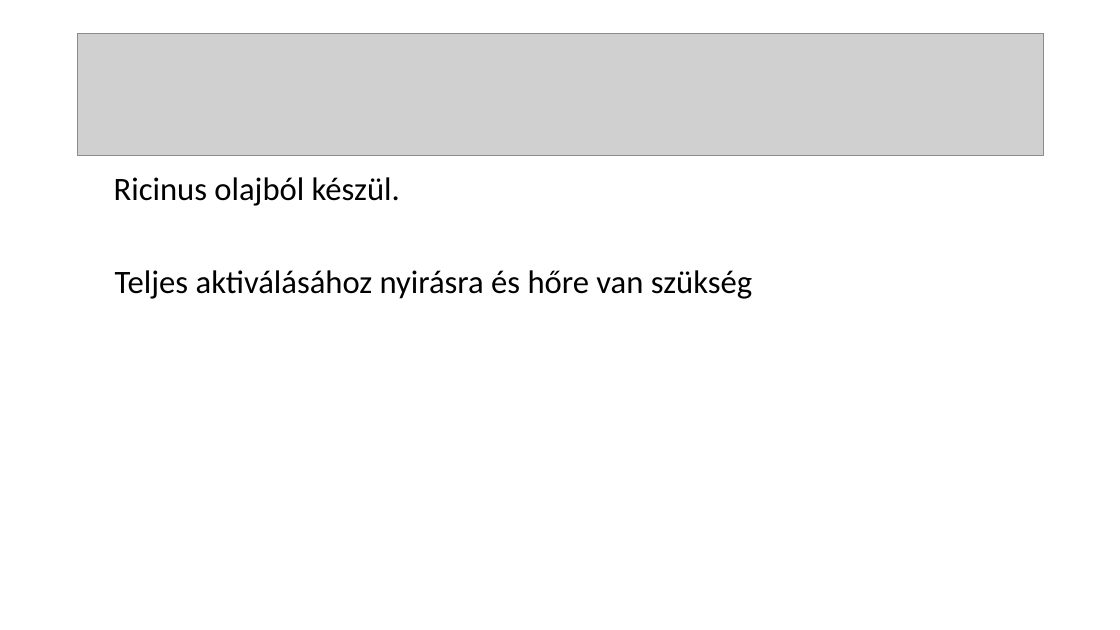
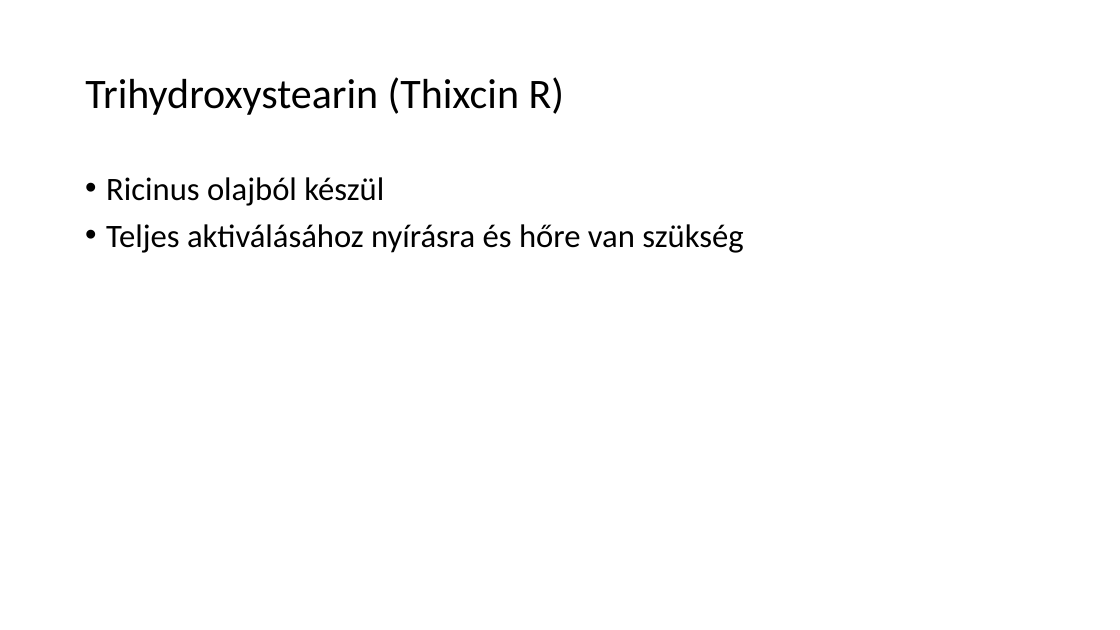
Before and after one commit to LilianaBohus/chemistry-presenations, a slide deck: slide 20 of oil-based-suspensions.ppt (slide 21 before the commit). Drawn at 1120x630 pixels with LibreOffice and Linux fonts; fonts in the diff are those of the drawing; grey boxes stand for pictures. Boxes give left, top, right and bottom in pixels: in the first picture for what was removed or moved away, otherwise in the second. Text is boxed around its words. In the diff, an @@ line names an element or a change of style, - is before the commit and + after.

```diff
--- a/oil-based-suspensions.ppt
+++ b/oil-based-suspensions.ppt
@@ picture removed at bbox=[77, 34, 1043, 155] @@
@@ title added at bbox=[85, 77, 564, 115], 36 pt, text #000000 @@
+Trihydroxystearin (Thixcin R)
@@ text at bbox=[106, 177, 743, 253]: text changed @@
-Ricinus olajból készül.
-Teljes aktiválásához nyirásra és hőre van szükség
+• Ricinus olajból készül
+• Teljes aktiválásához nyírásra és hőre van szükség
```
Also in this commit, not shown: 9 other slides changed, 3 slides added, 3 slides removed.
